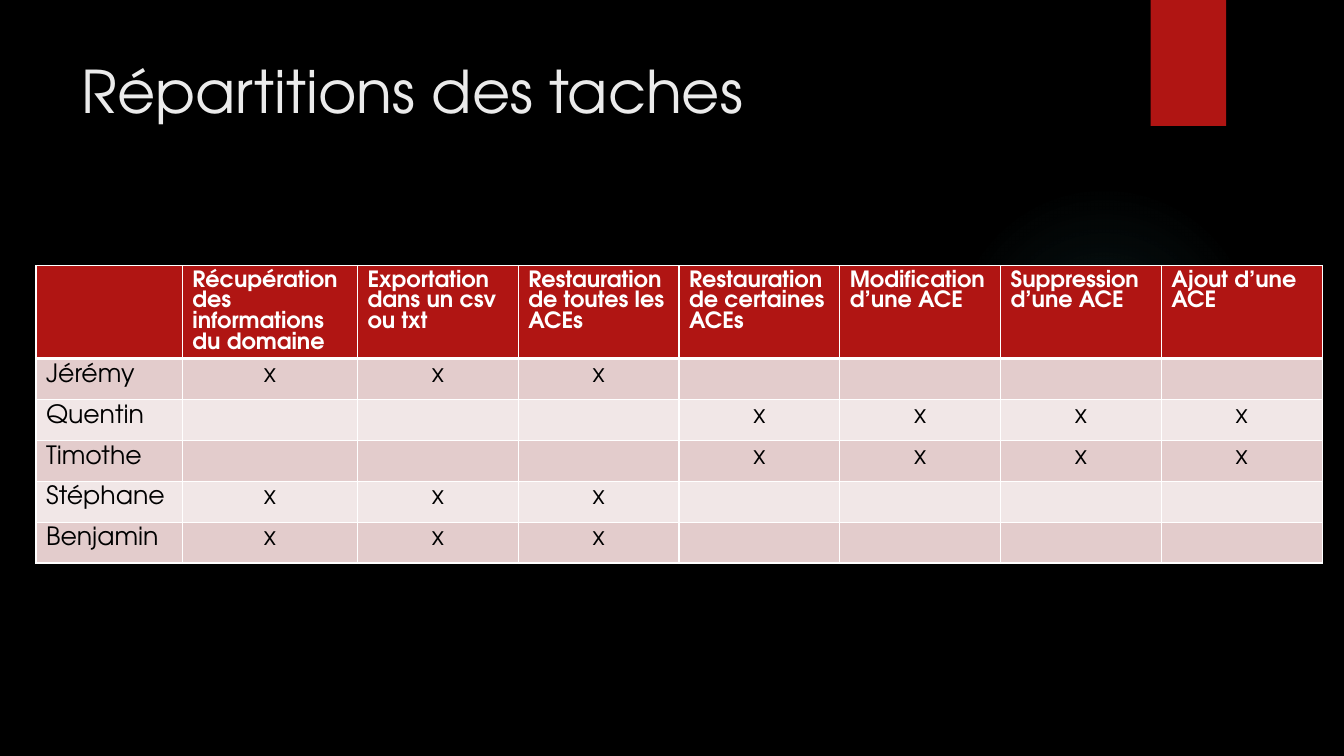
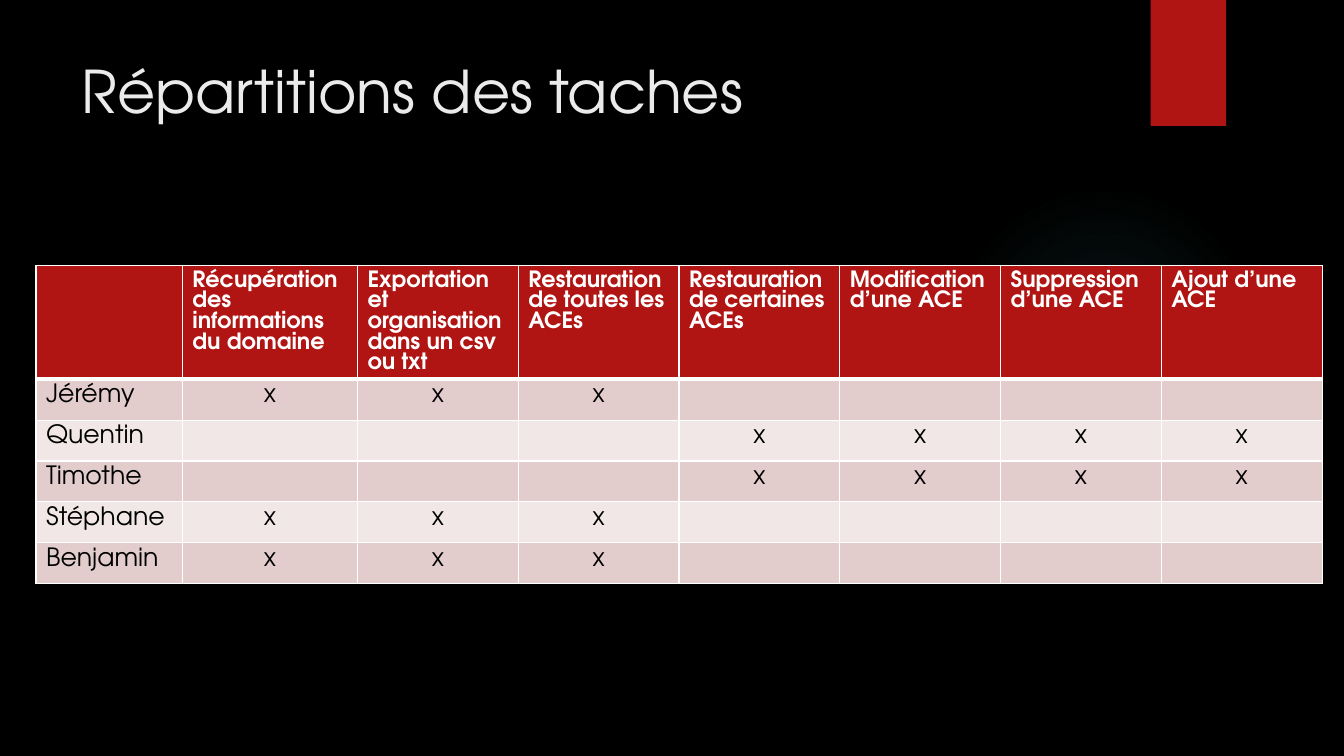
Before and after one commit to FernandezBenjamin/Admin-Windows-Server, a slide deck: slide 5 of Projet_Windows_serveur.pptx. Drawn at 1344x756 pixels with LibreOffice and Linux fonts; fonts in the diff are those of the drawing; background and template pictures are left out. Boxes give left, top, right and bottom in pixels: in the first picture for what was removed or moved away, otherwise in the second. Text is boxed around its words. In the diff, an @@ line names an element or a change of style, - is before the commit and + after.

```diff
--- a/Projet_Windows_serveur.pptx
+++ b/Projet_Windows_serveur.pptx
@@ table at bbox=[36, 266, 1326, 615] @@
-row 1, column 3: Exportation dans un csv ou txt
+row 1, column 3: Exportation et organisation dans un csv ou txt
```
